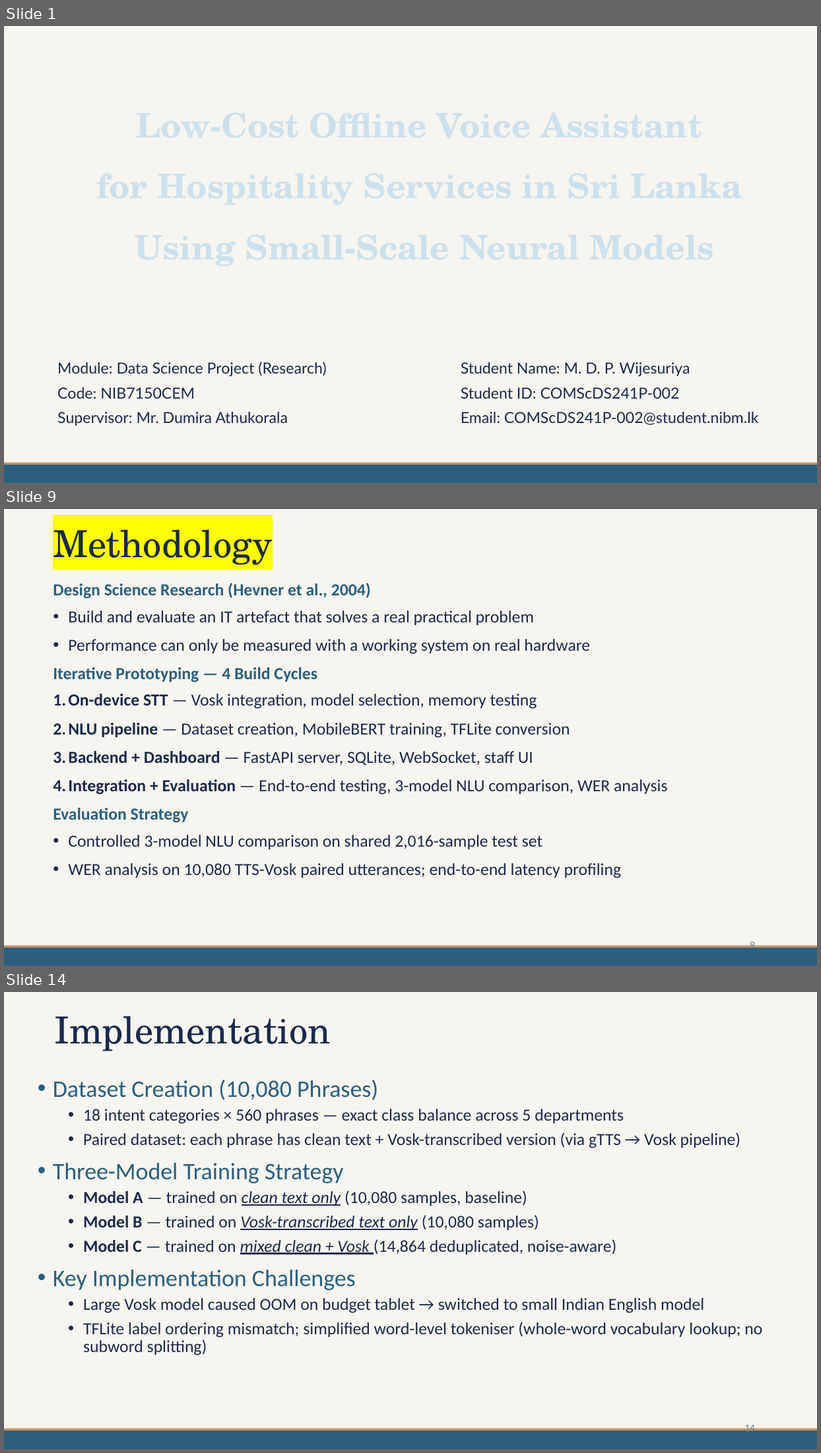
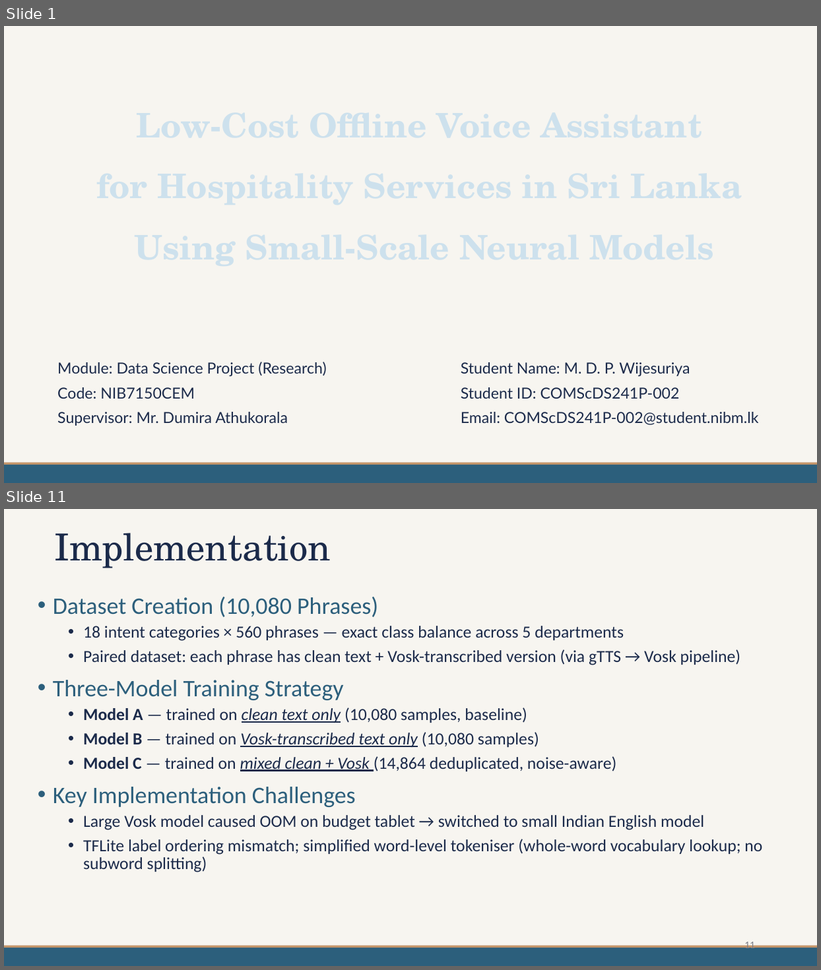
Before and after one commit to mdpw/msc-research, a slide deck: documents/Viva Presentation.pptx. Shown one above the other, each under a label of ours: slides 1, 9 and 14 before the commit, slides 1 and 11 after it; the slides between them are not shown. The pictures are 821x1453 and 821x970 pixels, drawn with LibreOffice and Linux fonts; fonts in the diff are those of the drawing. Boxes give left, top, right and bottom in pixels: in the first picture for what was removed or moved away, otherwise in the second. Text is boxed around its words. In the diff, an @@ line names an element or a change of style, - is before the commit and + after.

```diff
--- a/documents/Viva Presentation.pptx
+++ b/documents/Viva Presentation.pptx
@@ slide 9 removed at [4,509,817,966], background #F7F5F0; not listed: 2 template elements that a slide beside it also shows @@
@@ title removed at [53,529,272,565] @@
-Methodology
@@ text removed at [53,583,667,879] @@
-Design Science Research (Hevner et al., 2004)
-• Build and evaluate an IT artefact that solves a real practical problem
-• Performance can only be measured with a working system on real hardware
-Iterative Prototyping — 4 Build Cycles
-1. On-device STT — Vosk integration, model selection, memory testing
-2. NLU pipeline — Dataset creation, MobileBERT training, TFLite conversion
-3. Backend + Dashboard — FastAPI server, SQLite, WebSocket, staff UI
-4. Integration + Evaluation — End-to-end testing, 3-model NLU comparison, WER analysis
-Evaluation Strategy
-• Controlled 3-model NLU comparison on shared 2,016-sample test set
-• WER analysis on 10,080 TTS-Vosk paired utterances; end-to-end latency profiling
@@ page number removed at [750,940,755,952] @@
-9
@@ what was slide 14 is now slide 11 @@
@@ page number at [745,940,755,952]: text changed @@
-14
+11
```
Also in this commit, not shown: 6 slides changed, 4 slides added, 6 other slides removed.
